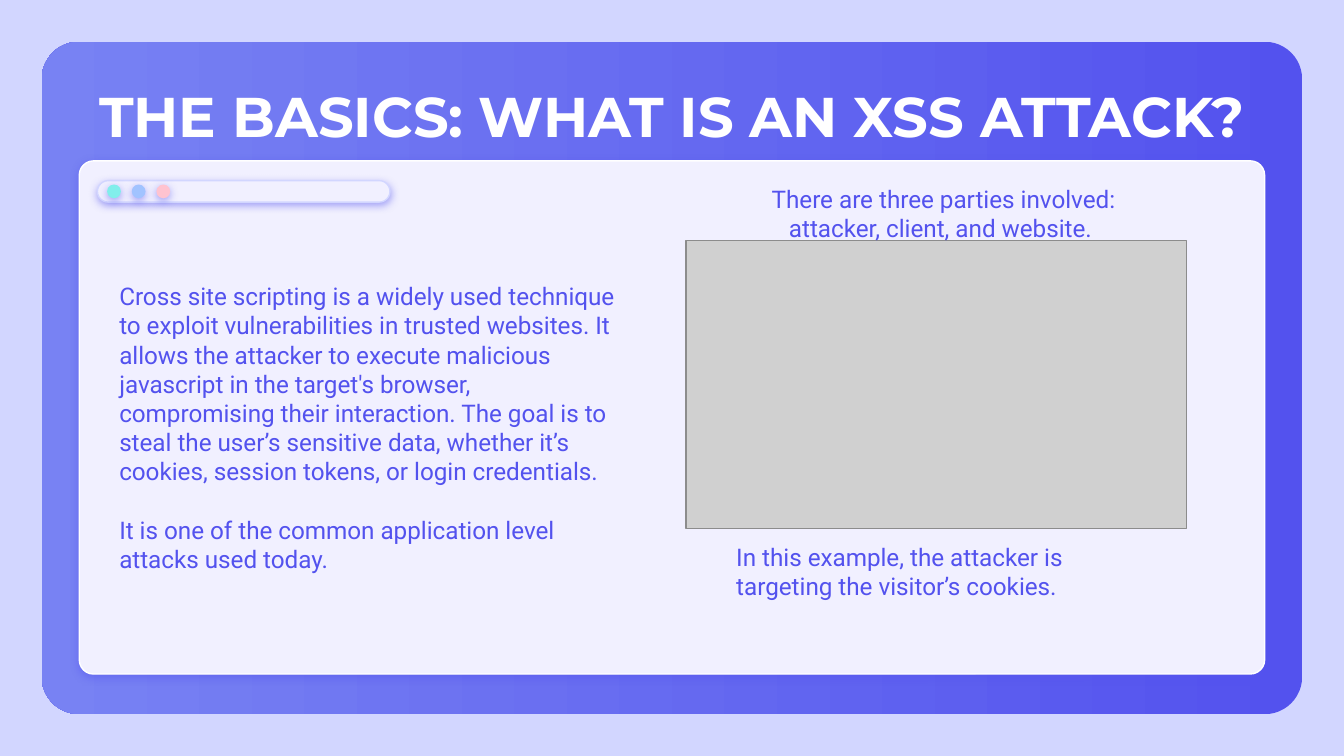
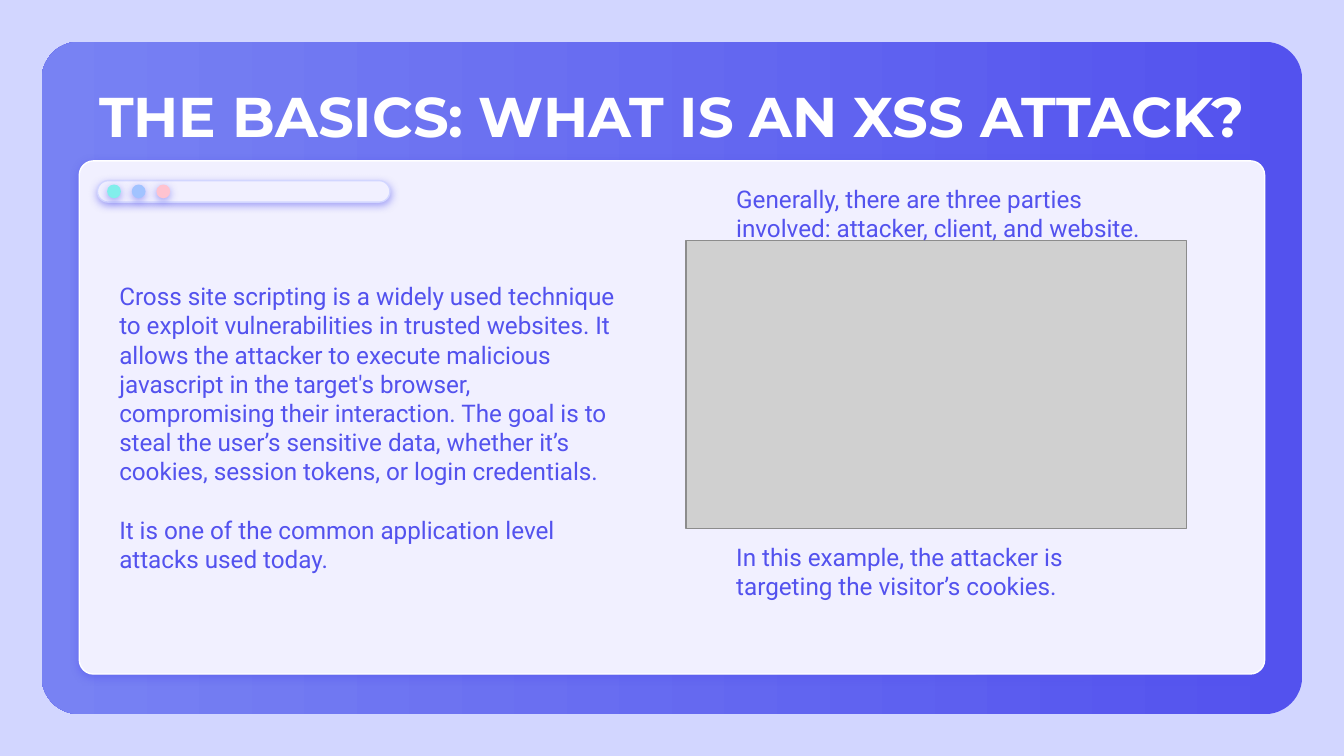
Before and after one commit to kszeto20/CyberFinalProject, a slide deck: slide 3 of Presentation/CyberXSSPresentation.pptx. Drawn at 1344x756 pixels with LibreOffice and Linux fonts; fonts in the diff are those of the drawing; grey boxes stand for pictures. Boxes give left, top, right and bottom in pixels: in the first picture for what was removed or moved away, otherwise in the second. Text is boxed around its words. In the diff, an @@ line names an element or a change of style, - is before the commit and + after.

```diff
--- a/Presentation/CyberXSSPresentation.pptx
+++ b/Presentation/CyberXSSPresentation.pptx
@@ text at box(736, 190, 1139, 244): text changed @@
-There are three parties involved: attacker, client, and website.
+Generally, there are three parties involved: attacker, client, and website.
```
Also in this commit, not shown: 5 other slides changed, 3 slides added.
